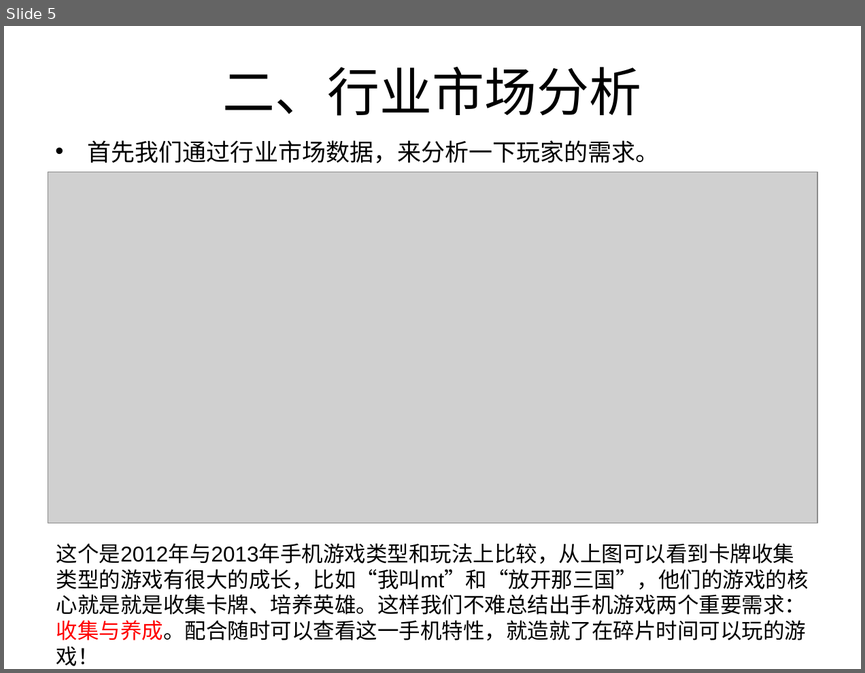
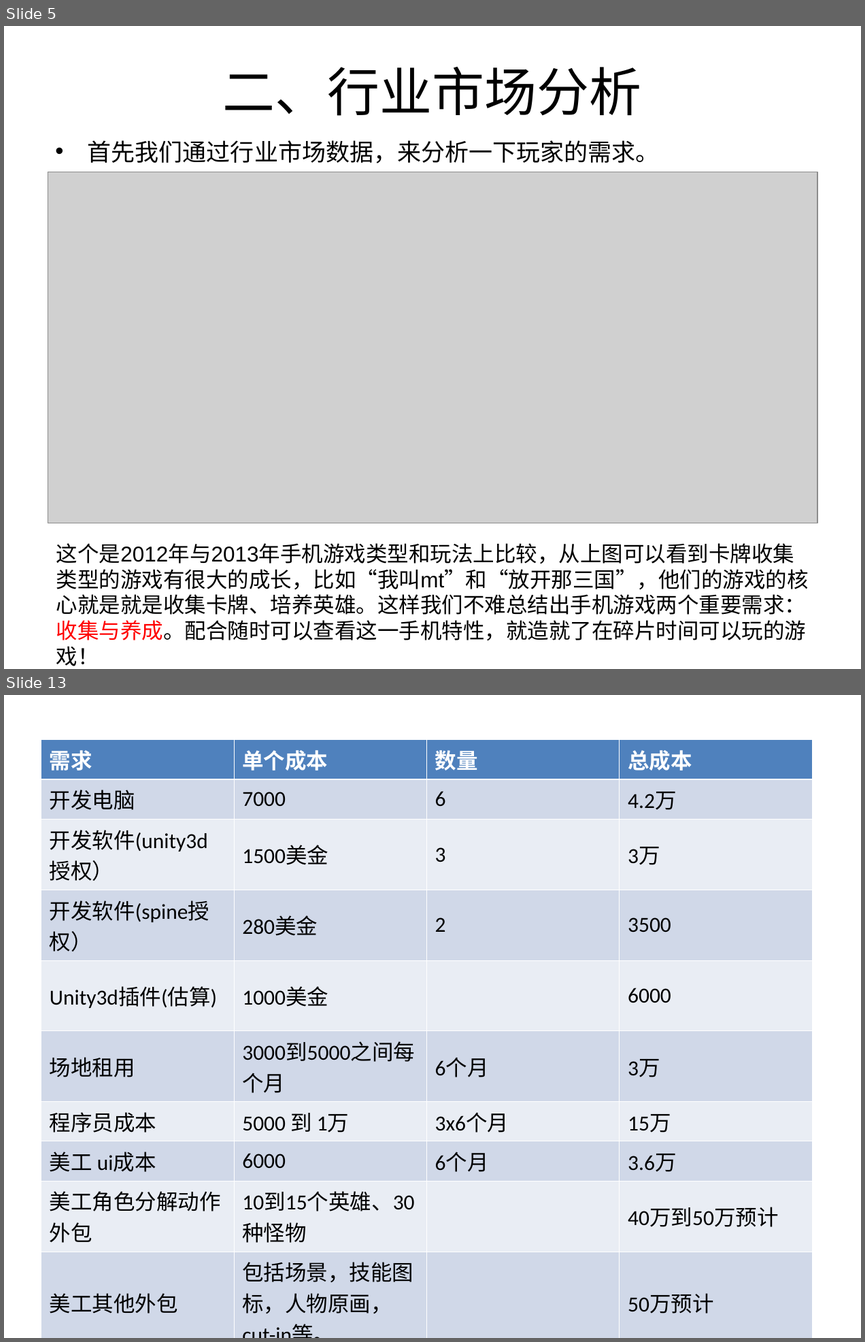
Before and after one commit to caihan1984/demov1, a slide deck: Assets/document/y3商业计划书.ppt. Shown one above the other, each under a label of ours: slide 5 before the commit, slides 5 and 13 after it; the slides between them are not shown. The pictures are 865x673 and 865x1342 pixels, drawn with LibreOffice and Linux fonts; fonts in the diff are those of the drawing; grey boxes stand for pictures. Boxes give left, top, right and bottom in pixels: in the first picture for what was removed or moved away, otherwise in the second. Text is boxed around its words. In the diff, an @@ line names an element or a change of style, - is before the commit and + after.

```diff
--- a/Assets/document/y3商业计划书.ppt
+++ b/Assets/document/y3商业计划书.ppt
@@ slide 13 added at [4,695,861,1338], background #FFFFFF @@
@@ table added at [41,740,812,1316], 10 rows, 4 columns @@
+需求 | 单个成本 | 数量 | 总成本
+开发电脑 | 7000 | 6 | 4.2万
+开发软件(unity3d授权） | 1500美金 | 3 | 3万
+开发软件(spine授权） | 280美金 | 2 | 3500
+Unity3d插件(估算) | 1000美金 |  | 6000
+场地租用 | 3000到5000之间每个月 | 6个月 | 3万
+程序员成本 | 5000 到 1万 | 3x6个月 | 15万
+美工 ui成本 | 6000 | 6个月 | 3.6万
+美工角色分解动作外包 | 10到15个英雄、30种怪物 |  | 40万到50万预计
+美工其他外包 | 包括场景，技能图标，人物原画，cut-in等。 |  | 50万预计
```
Also in this commit, not shown: 9 slides changed, 2 other slides added.
